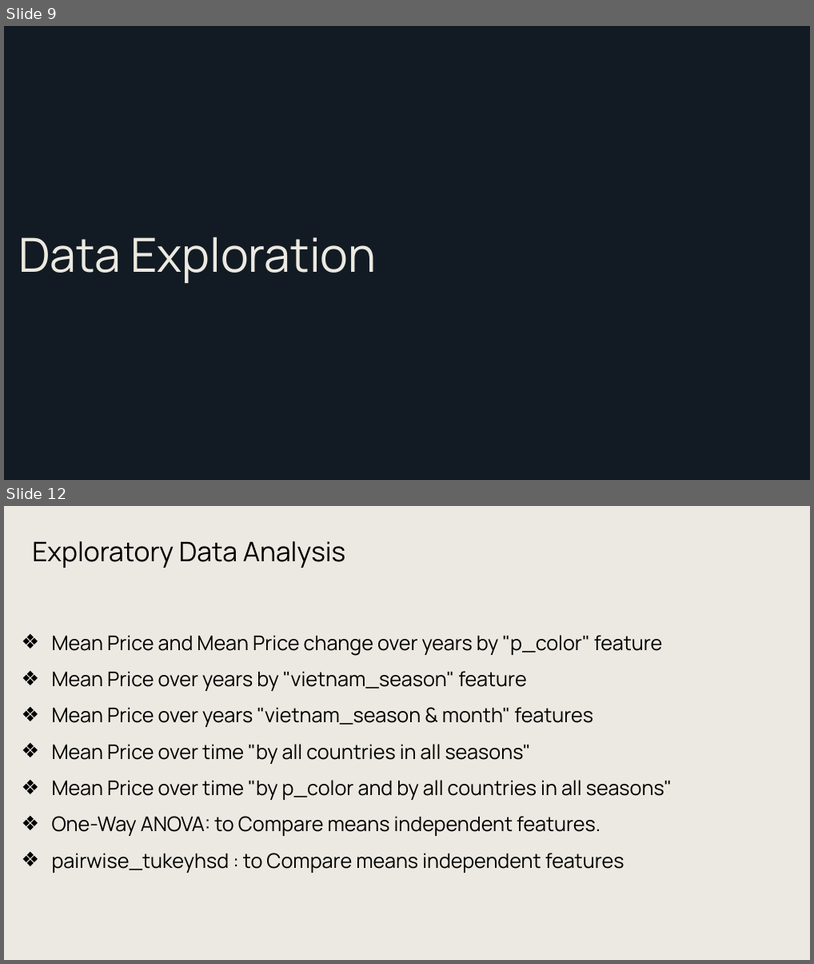
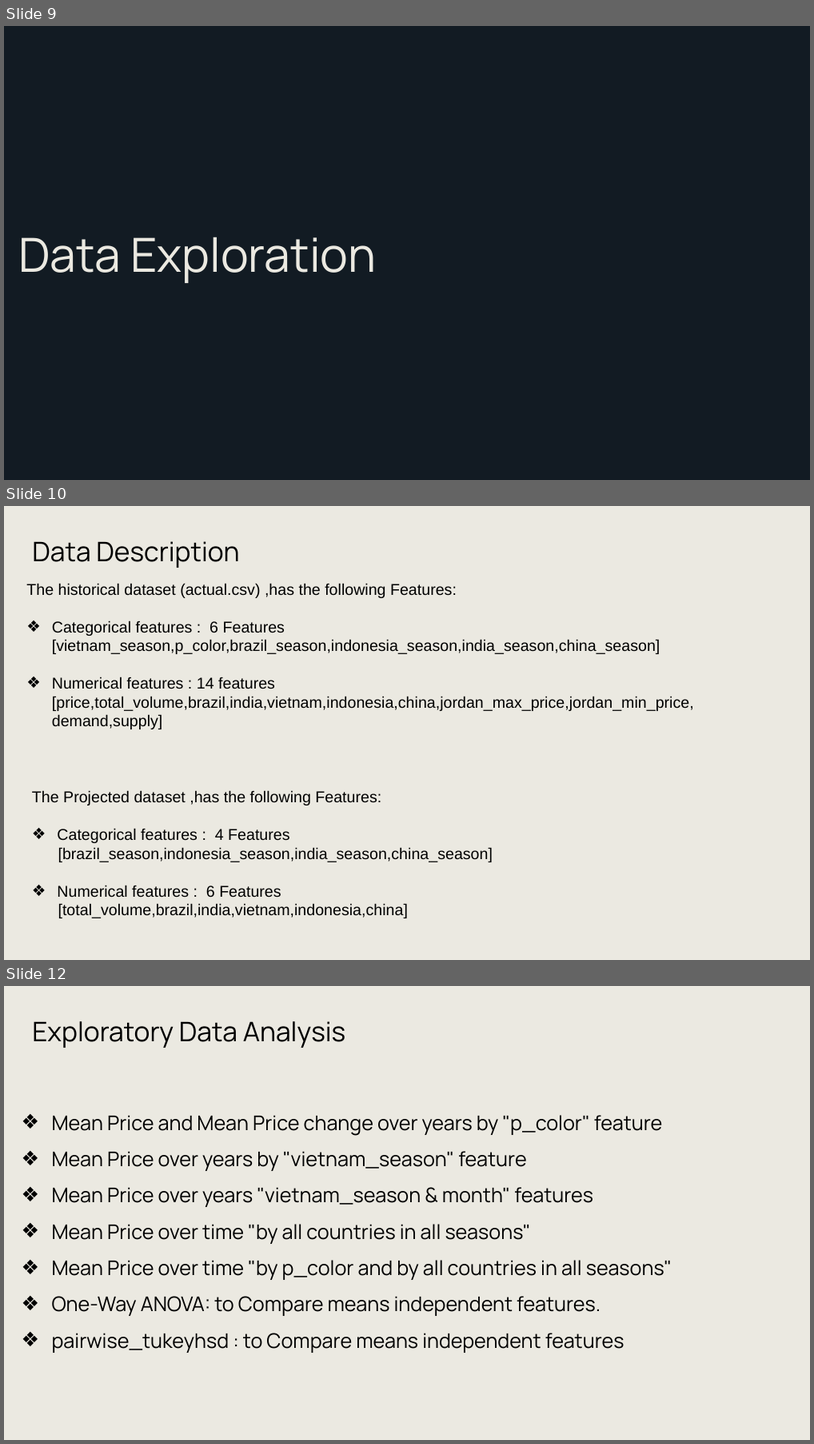
Before and after one commit to omar-ammar0/Intern_Final_Project, a slide deck: Presentation/AI Internship Capstone Project Presentation.pptx. Shown one above the other, each under a label of ours: slides 9 and 12 before the commit, slides 9, 10 and 12 after it; the slides between them are not shown. The pictures are 814x964 and 814x1444 pixels, drawn with LibreOffice and Linux fonts; fonts in the diff are those of the drawing; background and template pictures are left out. Boxes give left, top, right and bottom in pixels: in the first picture for what was removed or moved away, otherwise in the second. Text is boxed around its words. In the diff, an @@ line names an element or a change of style, - is before the commit and + after.

```diff
--- a/Presentation/AI Internship Capstone Project Presentation.pptx
+++ b/Presentation/AI Internship Capstone Project Presentation.pptx
@@ slide 10 added at [4,506,810,960], background #EBE9E1 @@
@@ text added at [32,541,239,568], 24 pt, text #000000 @@
+Data Description
@@ text added at [26,583,694,729], 14 pt, text #000000 @@
+The historical dataset (actual.csv) ,has the following Features:
+❖ Categorical features : 6 Features [vietnam_season,p_color,brazil_season,indonesia_season,india_season,china_season]
+❖ Numerical features : 14 features [price,total_volume,brazil,india,vietnam,indonesia,china,jordan_max_price,jordan_min_price,demand,supply]
@@ text added at [32,790,493,918], 14 pt, text #000000 @@
+The Projected dataset ,has the following Features:
+❖ Categorical features : 4 Features
+[brazil_season,indonesia_season,india_season,china_season]
+❖ Numerical features : 6 Features
+[total_volume,brazil,india,vietnam,indonesia,china]
```
Also in this commit, not shown: 1 slide changed, 2 other slides added, 3 slides removed.
